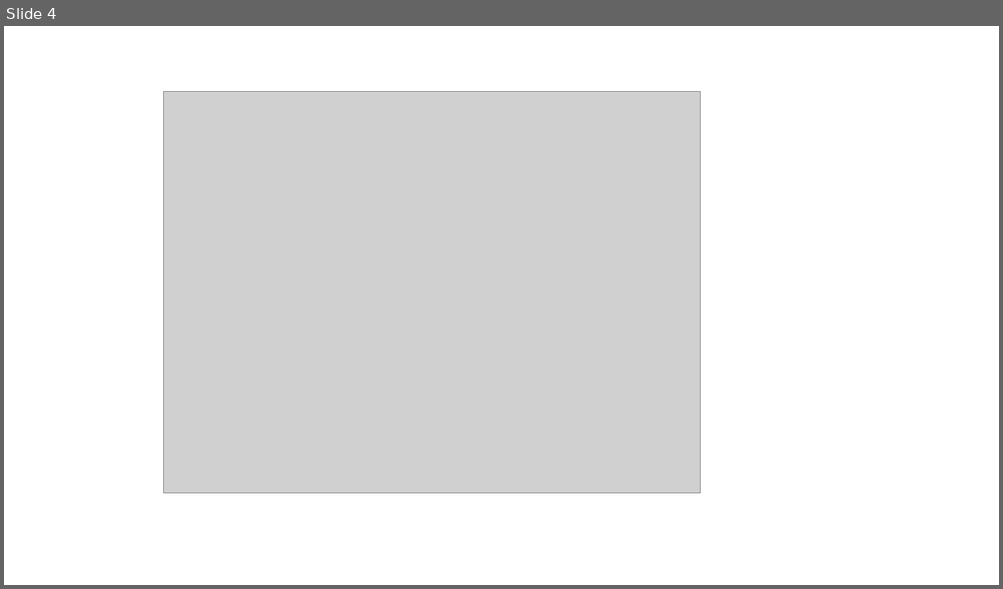
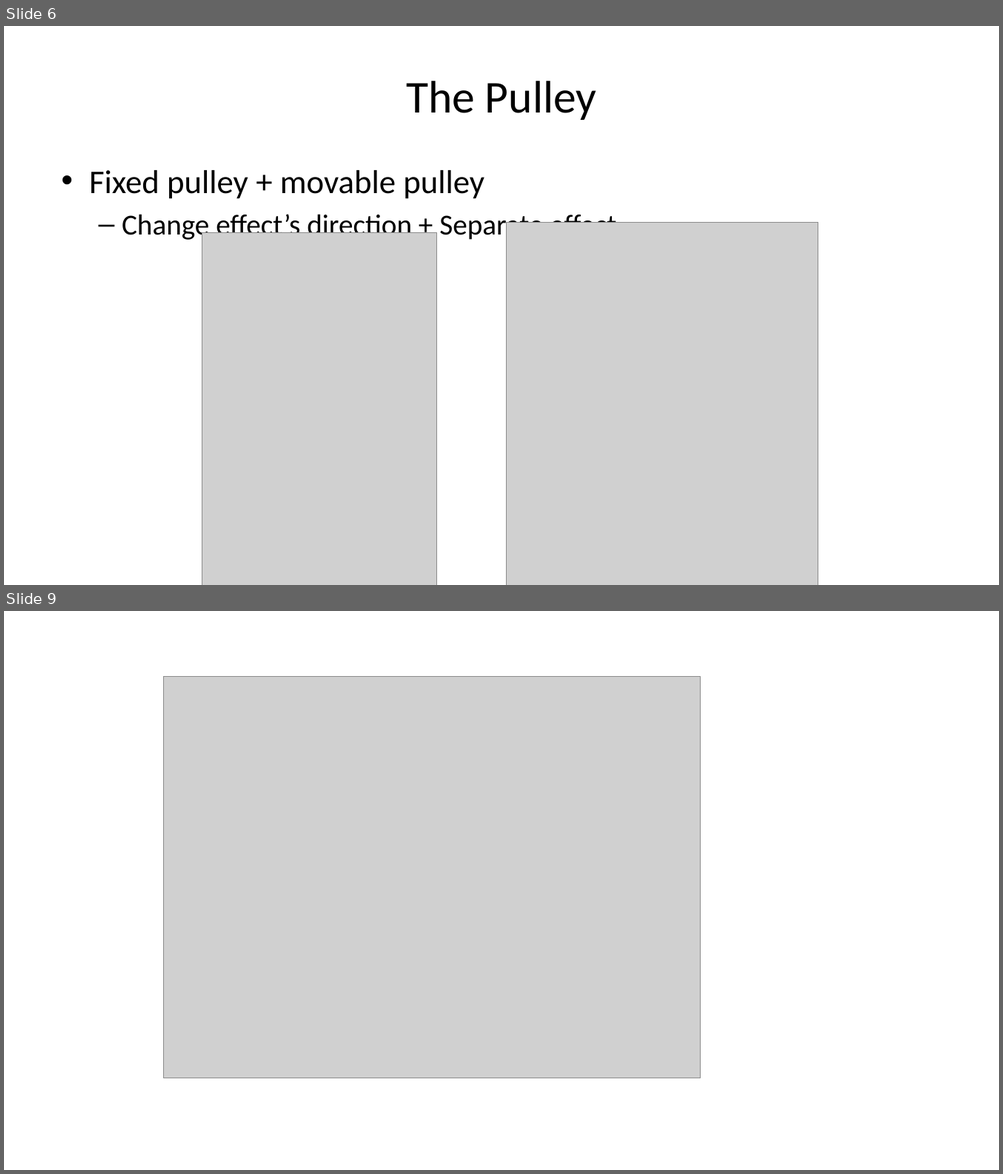
Before and after one commit to hwm1995518/efe, a slide deck: efe.pptx. Shown one above the other, each under a label of ours: slide 4 before the commit, slides 6 and 9 after it; the slides between them are not shown. The pictures are 1003x589 and 1003x1174 pixels, drawn with LibreOffice and Linux fonts; fonts in the diff are those of the drawing; grey boxes stand for pictures. Boxes give left, top, right and bottom in pixels: in the first picture for what was removed or moved away, otherwise in the second. Text is boxed around its words. In the diff, an @@ line names an element or a change of style, - is before the commit and + after.

```diff
--- a/efe.pptx
+++ b/efe.pptx
@@ slide 6 added at (x1=4, y1=26, x2=999, y2=585), background #FFFFFF @@
@@ title added at (x1=406, y1=81, x2=596, y2=120), 44 pt, text #000000 @@
+The Pulley
@@ text added at (x1=89, y1=170, x2=616, y2=242), 28 pt, text #000000 @@
+• Fixed pulley + movable pulley
+  – Change effect’s direction + Separate effect
@@ picture added at (x1=506, y1=222, x2=818, y2=585) @@
@@ picture added at (x1=202, y1=233, x2=437, y2=585) @@
@@ what was slide 4 is now slide 9 @@
```
Also in this commit, not shown: 2 slides changed, 5 other slides added, 1 slide removed, 7 other files.
